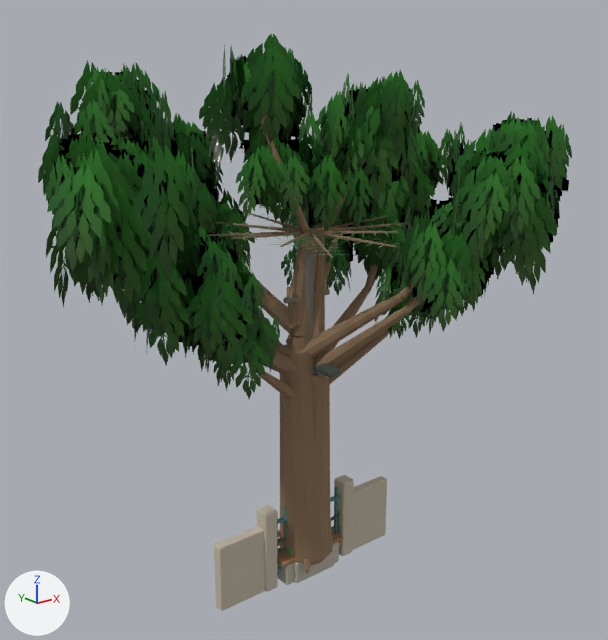
The glTF model studies/colombo-road/viewer/public/streets/composition/landscape.glb as it was, and as the next commit left it.
One viewpoint serves both versions: a camera (50 mm lens) standing at (-10.96, -13.6, 11.66) and looking at (-0.06, 0.03, 6.21). Arrows for +X, +Y and +Z are at lower left; the lights stay in place. The picture after the commit comes second. Where no turn or scale is listed for an object, it has been applied to the vertices.

Names of what the first picture shows: 'GardenWall_Gate_GardenWall_Warm', 'Palm_Modest_A_Bark_Mottled', 'Tree_Broadleaf_A_Bark_Mottled', 'Tree_Broadleaf_A_Broadleaf_Cutout', 'Tree_Broadleaf_B_Bark_Mottled', 'Tree_Broadleaf_B_Broadleaf_Cutout', 'Tree_Broadleaf_C_Bark_Mottled', 'Tree_Broadleaf_C_Broadleaf_Cutout' and 9 more.
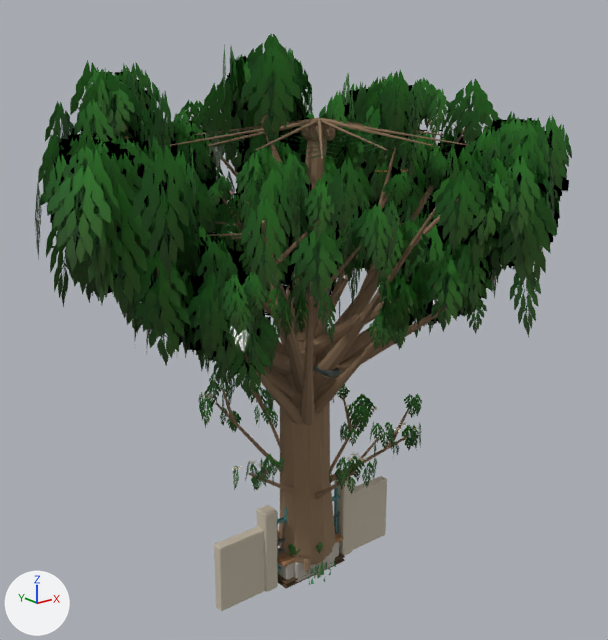
Edits to the bpy script that builds the scene:
```text
Add mat_wind_floweringleaf_cutout:
    mat_wind_floweringleaf_cutout = bpy.data.materials.new('Wind_FloweringLeaf_Cutout')
    # uses the picture img_leaf_atlas
Add ob_fern_tropical_a_wind_fernleaf_green:
    ob_fern_tropical_a_wind_fernleaf_green = bpy.data.objects.new('Fern_Tropical_A_Wind_FernLeaf_Green', me_fern_frond_0_mesh)  # 576 vertices, 288 faces; spans x -0.694..0.677, y -0.695..0.695, z 0.182..0.557; in mat_wind_fernleaf_green (green #42935d)
    ob_fern_tropical_a_wind_fernleaf_green.location = (0.0, 0.0, -0.18)
Add ob_shrub_ornamental_a_wind_broadleaf_cutout:
    ob_shrub_ornamental_a_wind_broadleaf_cutout = bpy.data.objects.new('Shrub_Ornamental_A_Wind_Broadleaf_Cutout', me_shrub_leafsprays_mesh)  # 140 vertices, 70 faces; spans x -0.703..0.727, y -0.722..0.689, z 0.464..1.16
    ob_shrub_ornamental_a_wind_broadleaf_cutout.location = (0.0, 0.0, 0.05)
Add ob_flowerbed_cool_a_planter_soil:
    ob_flowerbed_cool_a_planter_soil = bpy.data.objects.new('Flowerbed_Cool_A_Planter_Soil', me_cube_001_1)  # 56 vertices, 108 faces; spans x -0.9..0.9, y -0.36..0.36, z -0.02..0.02; in mat_planter_soil (brown #55422e)
    ob_flowerbed_cool_a_planter_soil.location = (0.0, 0.0, 0.04)
Add ob_flowerbed_warm_a_planter_soil:
    ob_flowerbed_warm_a_planter_soil = bpy.data.objects.new('Flowerbed_Warm_A_Planter_Soil', me_cube_001_1.copy())
    ob_flowerbed_warm_a_planter_soil.location = (0.0, 0.0, 0.14)
Add ob_palm_coconut_a_wind_palmfrond_green:
    ob_palm_coconut_a_wind_palmfrond_green = bpy.data.objects.new('Palm_Coconut_A_Wind_PalmFrond_Green', me_coconut_fronds_mesh)  # 840 vertices, 560 faces; spans x -2.15..3.15, y -2.33..2.8, z 9.91..10.37; in mat_wind_palmfrond_green (green #4d935b)
    ob_palm_coconut_a_wind_palmfrond_green.location = (0.0, 0.0, 0.02)
Add ob_palm_coconut_a_bark_mottled:
    ob_palm_coconut_a_bark_mottled = bpy.data.objects.new('Palm_Coconut_A_Bark_Mottled', me_sphere_1)  # 406 vertices, 720 faces; spans x -3.0..2.8, y -2.64..2.98, z -10.17..0.29; in mat_bark_mottled (brown #896f55)
    ob_palm_coconut_a_bark_mottled.location = (0.63, 0.08, 10.17)
Add ob_tree_frangipani_a_wind_floweringleaf_cutout:
    ob_tree_frangipani_a_wind_floweringleaf_cutout = bpy.data.objects.new('Tree_Frangipani_A_Wind_FloweringLeaf_Cutout', me_tree_frangipani_a_leafsprays_mesh)  # 420 vertices, 210 faces; spans x -2.47..2.59, y -2.59..2.3, z 2.05..4.94
    ob_tree_frangipani_a_wind_floweringleaf_cutout.location = (0.0, 0.0, 0.53)
Add ob_tree_frangipani_a_wind_flower_white:
    ob_tree_frangipani_a_wind_flower_white = bpy.data.objects.new('Tree_Frangipani_A_Wind_Flower_White', me_tree_frangipani_a_flowers_mesh)  # 420 vertices, 210 faces; spans x -2.39..2.37, y -2.17..1.81, z 2.93..4.29; in mat_wind_flower_white (pale yellow #f8f1d6)
    ob_tree_frangipani_a_wind_flower_white.location = (0.0, 0.0, 0.53)
Add ob_tree_frangipani_a_bark_mottled:
    ob_tree_frangipani_a_bark_mottled = bpy.data.objects.new('Tree_Frangipani_A_Bark_Mottled', me_cone_142)  # 290 vertices, 492 faces; spans x -2.68..1.6, y -2.32..1.92, z -1.44..3.15; in mat_bark_mottled (brown #896f55)
    ob_tree_frangipani_a_bark_mottled.location = (0.5, 0.11, 1.97)
Add ob_tree_mango_a_wind_broadleaf_cutout:
    ob_tree_mango_a_wind_broadleaf_cutout = bpy.data.objects.new('Tree_Mango_A_Wind_Broadleaf_Cutout', me_tree_mango_a_leafsprays_mesh)  # 756 vertices, 378 faces; spans x -3.98..4.4, y -4.28..4.42, z 4.36..9.0
    ob_tree_mango_a_wind_broadleaf_cutout.location = (0.0, 0.0, 1.02)
Add ob_tree_mango_a_bark_mottled:
    ob_tree_mango_a_bark_mottled = bpy.data.objects.new('Tree_Mango_A_Bark_Mottled', me_cone_114)  # 366 vertices, 620 faces; spans x -4.32..2.86, y -3.77..3.6, z -3.9..4.56; in mat_bark_mottled (brown #896f55)
    ob_tree_mango_a_bark_mottled.location = (0.83, 0.19, 4.92)
Add ob_tree_flowering_a_wind_floweringleaf_cutout:
    ob_tree_flowering_a_wind_floweringleaf_cutout = bpy.data.objects.new('Tree_Flowering_A_Wind_FloweringLeaf_Cutout', me_tree_flowering_a_leafsprays_mesh)  # 432 vertices, 216 faces; spans x -2.05..2.2, y -2.32..2.31, z 6.31..9.87
    ob_tree_flowering_a_wind_floweringleaf_cutout.location = (0.0, 0.0, 0.39)
Add ob_tree_flowering_a_bark_mottled:
    ob_tree_flowering_a_bark_mottled = bpy.data.objects.new('Tree_Flowering_A_Bark_Mottled', me_cone_095)  # 252 vertices, 428 faces; spans x -2.03..1.31, y -1.74..1.89, z -5.78..3.71; in mat_bark_mottled (brown #896f55)
    ob_tree_flowering_a_bark_mottled.location = (0.39, -0.07, 6.17)
Add ob_tree_rain_a_wind_broadleaf_cutout:
    ob_tree_rain_a_wind_broadleaf_cutout = bpy.data.objects.new('Tree_Rain_A_Wind_Broadleaf_Cutout', me_tree_rain_a_leafsprays_mesh)  # 576 vertices, 288 faces; spans x -5.64..5.73, y -4.71..4.67, z 5.29..10.45
    ob_tree_rain_a_wind_broadleaf_cutout.location = (0.0, 0.0, 0.79)
Add ob_tree_rain_a_bark_mottled:
    ob_tree_rain_a_bark_mottled = bpy.data.objects.new('Tree_Rain_A_Bark_Mottled', me_cone_070_1)  # 328 vertices, 556 faces; spans x -6.08..3.91, y -3.75..3.87, z -5.03..4.76; in mat_bark_mottled (brown #896f55)
    ob_tree_rain_a_bark_mottled.location = (1.23, 0.05, 5.82)
```

Where the change shows, as pixel boxes (x1, y1, x2, y2) in the pictures (608 x 640 px):
'Tree_Rain_A_Wind_Broadleaf_Cutout', added (green): after (35, 77, 541, 338)
'Tree_Mango_A_Wind_Broadleaf_Cutout', added (green): after (167, 138, 455, 367)
'Tree_Rain_A_Bark_Mottled', added: after (222, 121, 496, 556)
'Tree_Frangipani_A_Wind_FloweringLeaf_Cutout', added: after (199, 364, 422, 495)
'Tree_Mango_A_Bark_Mottled', added: after (223, 243, 413, 426)
'Palm_Coconut_A_Bark_Mottled', added: after (170, 118, 469, 371)
'Tree_Flowering_A_Wind_FloweringLeaf_Cutout', added: after (206, 133, 415, 291)
'Tree_Frangipani_A_Bark_Mottled', added: after (215, 380, 409, 500)
'Tree_Flowering_A_Bark_Mottled', added: after (222, 147, 396, 351)
'Palm_Coconut_A_Wind_PalmFrond_Green', added: after (205, 124, 453, 159)
'Tree_Frangipani_A_Wind_Flower_White', added: after (202, 385, 417, 470)
'Flowerbed_Warm_A_Planter_Soil', added: after (278, 553, 345, 585)
'Flowerbed_Cool_A_Planter_Soil', added: after (278, 558, 345, 588)
'Shrub_Ornamental_A_Wind_Broadleaf_Cutout', added (mostly hidden): after (288, 542, 323, 556)
'Fern_Tropical_A_Wind_FernLeaf_Green', added (mostly hidden): after (308, 562, 336, 585)
